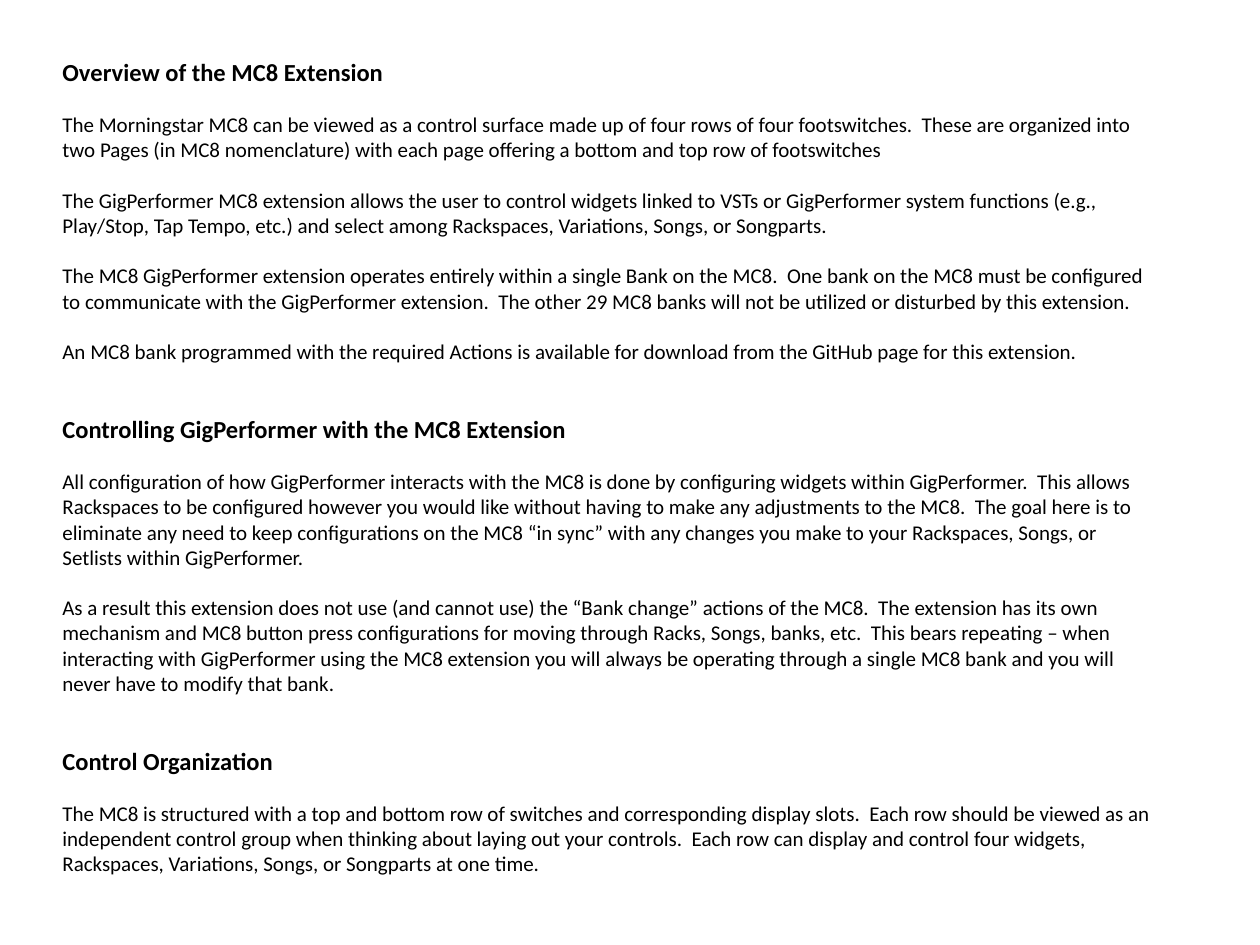
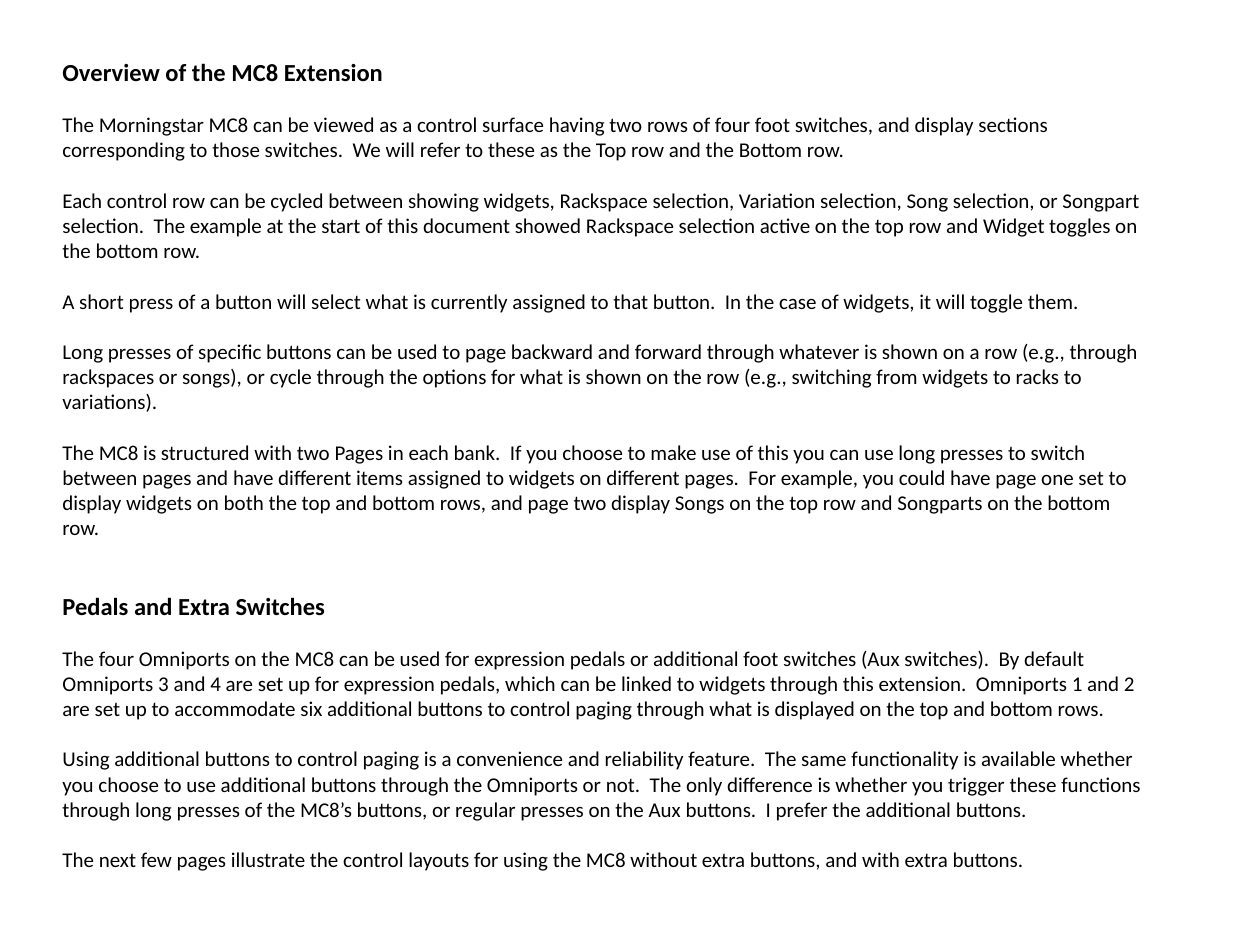
Before and after one commit to WidnerM/GP-MC8, a slide deck: slide 3 of MC8.pptx (slide 1 before the commit). Drawn at 1260x945 pixels with LibreOffice and Linux fonts; fonts in the diff are those of the drawing. Boxes give left, top, right and bottom in pixels: in the first picture for what was removed or moved away, otherwise in the second. Text is boxed around its words. In the diff, an @@ line names an element or a change of style, - is before the commit and + after.

```diff
--- a/MC8.pptx
+++ b/MC8.pptx
@@ text at <box>62,117,1140,871</box>: text changed @@
-The Morningstar MC8 can be viewed as a control surface made up of four rows of four footswitches. These are organized into two Pages (in MC8 nomenclature) with each page offering a bottom and top row of footswitches
-The GigPerformer MC8 extension allows the user to control widgets linked to VSTs or GigPerformer system functions (e.g., Play/Stop, Tap Tempo, etc.) and select among Rackspaces, Variations, Songs, or Songparts.
-The MC8 GigPerformer extension operates entirely within a single Bank on the MC8. One bank on the MC8 must be configured to communicate with the GigPerformer extension. The other 29 MC8 banks will not be utilized or disturbed by this extension.
-An MC8 bank programmed with the required Actions is available for download from the GitHub page for this extension.
-Controlling GigPerformer with the MC8 Extension
-All configuration of how GigPerformer interacts with the MC8 is done by configuring widgets within GigPerformer. This allows Rackspaces to be configured however you would like without having to make any adjustments to the MC8. The goal here is to eliminate any need to keep configurations on the MC8 “in sync” with any changes you make to your Rackspaces, Songs, or Setlists within GigPerformer.
-As a result this extension does not use (and cannot use) the “Bank change” actions of the MC8. The extension has its own mechanism and MC8 button press configurations for moving through Racks, Songs, banks, etc. This bears repeating – when interacting with GigPerformer using the MC8 extension you will always be operating through a single MC8 bank and you will never have to modify that bank.
-Control Organization
-The MC8 is structured with a top and bottom row of switches and corresponding display slots. Each row should be viewed as an independent control group when thinking about laying out your controls. Each row can display and control four widgets, Rackspaces, Variations, Songs, or Songparts at one time.
+The Morningstar MC8 can be viewed as a control surface having two rows of four foot switches, and display sections corresponding to those switches. We will refer to these as the Top row and the Bottom row.
+Each control row can be cycled between showing widgets, Rackspace selection, Variation selection, Song selection, or Songpart selection. The example at the start of this document showed Rackspace selection active on the top row and Widget toggles on the bottom row.
+A short press of a button will select what is currently assigned to that button. In the case of widgets, it will toggle them.
+Long presses of specific buttons can be used to page backward and forward through whatever is shown on a row (e.g., through rackspaces or songs), or cycle through the options for what is shown on the row (e.g., switching from widgets to racks to variations).
+The MC8 is structured with two Pages in each bank. If you choose to make use of this you can use long presses to switch between pages and have different items assigned to widgets on different pages. For example, you could have page one set to display widgets on both the top and bottom rows, and page two display Songs on the top row and Songparts on the bottom row.
+Pedals and Extra Switches
+The four Omniports on the MC8 can be used for expression pedals or additional foot switches (Aux switches). By default Omniports 3 and 4 are set up for expression pedals, which can be linked to widgets through this extension. Omniports 1 and 2 are set up to accommodate six additional buttons to control paging through what is displayed on the top and bottom rows.
+Using additional buttons to control paging is a convenience and reliability feature. The same functionality is available whether you choose to use additional buttons through the Omniports or not. The only difference is whether you trigger these functions through long presses of the MC8’s buttons, or regular presses on the Aux buttons. I prefer the additional buttons.
+The next few pages illustrate the control layouts for using the MC8 without extra buttons, and with extra buttons.
```
Also in this commit, not shown: 7 other slides changed, 2 slides added, 2 other files.
